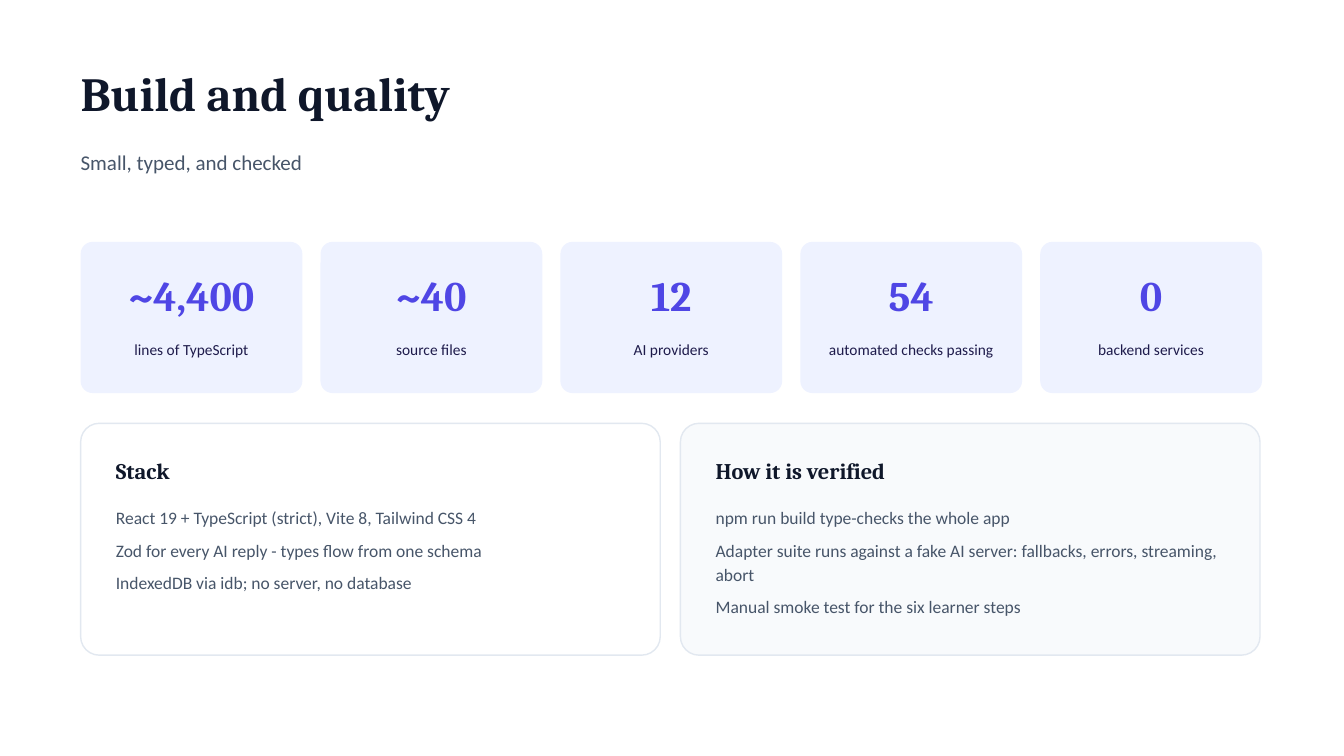
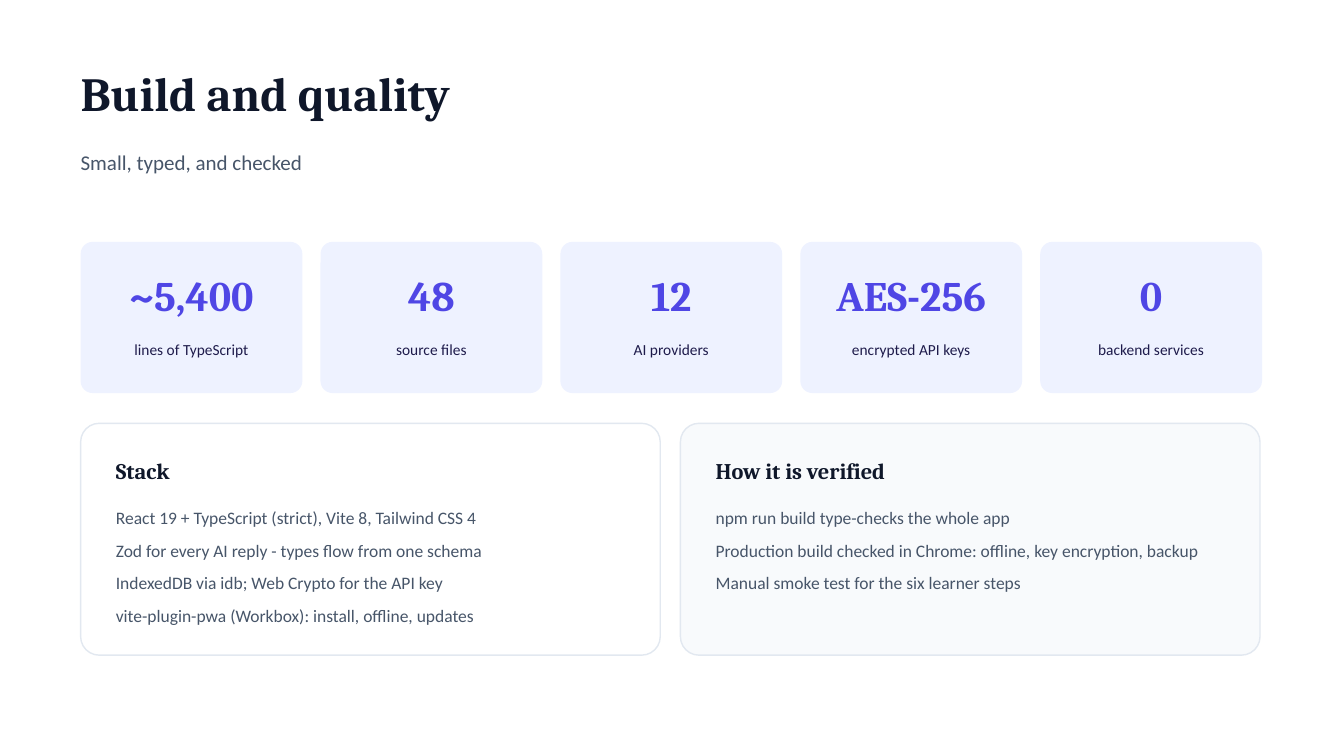
Before and after one commit to sohelPathanHarbinger/skill_path, a slide deck: slide 14 of docs/SkillPath-Presentation.pptx (slide 13 before the commit). Drawn at 1344x756 pixels with LibreOffice and Linux fonts; fonts in the diff are those of the drawing. Boxes give left, top, right and bottom in pixels: in the first picture for what was removed or moved away, otherwise in the second. Text is boxed around its words. In the diff, an @@ line names an element or a change of style, - is before the commit and + after.

Commit message:
feat: add backup and restore functionality for learning tracks
- Implemented BackupPanel component for downloading and restoring tracks.
- Added backup and restore logic in the backup module.
- Enhanced Home component to refresh track list upon restoration.
- Created InfoPages for About, How to Use, and Disclaimer sections.
- Updated SettingsDialog to handle API key storage securely.
- Introduced Dialog component for better UI handling.
- Refactored storage management to support encrypted API keys.
- Updated track store to manage track state and subscriptions.
- Improved app information handling with appInfo module.
- Enhanced error handling for AI responses.
- Updated TypeScript configuration to support JSON modules.

```diff
--- a/docs/SkillPath-Presentation.pptx
+++ b/docs/SkillPath-Presentation.pptx
@@ text at [129,282,253,317]: text changed @@
-~4,400
+~5,400
@@ text at [408,282,455,312]: text changed @@
-~40
+48
@@ text at [836,282,985,312]: text changed @@
-54
+AES-256
@@ text at [852,344,970,358]: text changed @@
-automated checks passing
+encrypted API keys
@@ text at [716,545,1198,560]: text changed @@
-Adapter suite runs against a fake AI server: fallbacks, errors, streaming, abort
+Production build checked in Chrome: offline, key encryption, backup
@@ text at [116,577,474,625]: text changed @@
-IndexedDB via idb; no server, no database
+IndexedDB via idb; Web Crypto for the API key
+vite-plugin-pwa (Workbox): install, offline, updates
```
Also in this commit, not shown: 7 other slides changed, 1 slide added, 26 other files.
